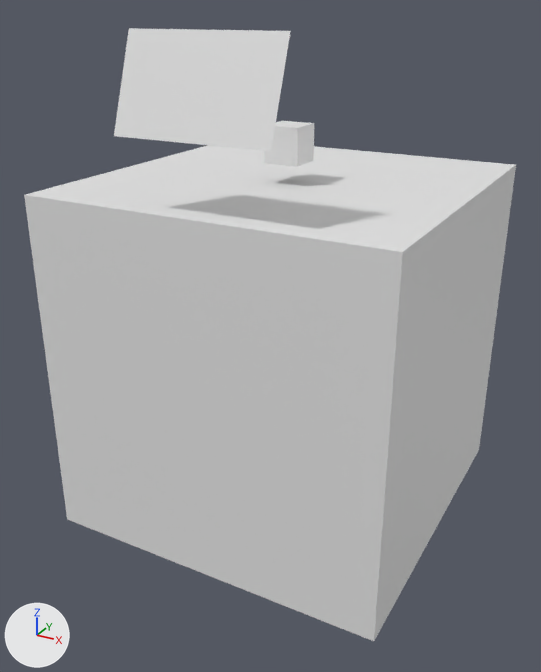
The Blender file geim Blender.blend as it was, and as the next commit left it.
The view is the same before and after, from a 50 mm lens placed at (8.73, -16.84, 5.13), pointed at (-0.11, -0.77, -2.9). The lights are fixed; the arrows at lower left show +X, +Y and +Z. Materials are left out; every surface is plain grey.

Before the edit, the objects in view are built like this:
```python
me_cube = bpy.data.meshes.new('Cube')
me_cube.from_pydata(...)  # a box spanning x -1.0..1.0, y -1.0..1.0, z -1.0..1.0
me_cube_003 = bpy.data.meshes.new('Cube.003')
me_cube_003.from_pydata(...)  # a box spanning x -1.0..1.0, y -1.0..1.0, z -1.0..1.0
me_cube_003.materials.append(mat_material_002)
me_plane = bpy.data.meshes.new('Plane')
me_plane.from_pydata([(-1.0, -1.0, 0.0), (1.0, -1.0, 0.0), (-1.0, 1.0, 0.0), (1.0, 1.0, 0.0)], [], [(0, 1, 3, 2)])
me_plane.materials.append(mat_material_001)
ob_box = bpy.data.objects.new('box', me_cube_003)
ob_box.location = (-0.15, 0.44, -3.61)
ob_box.scale = (4.68, 4.68, 4.68)
ob_cube = bpy.data.objects.new('Cube', me_cube)
ob_cube.location = (0.0, 0.0, 2.04)
ob_cube.scale = (0.457, 0.457, 0.457)
ob_ui = bpy.data.objects.new('ui', me_plane)
ob_ui.parent = ob_pcontroller
ob_ui.matrix_parent_inverse = Matrix(((1.559, 0.0, 0.0, -0.0911), (0.0, 0.528, 1.467, -3.293), (0.0, -1.467, 0.528, -11.35), (0.0, 0.0, 0.0, 1.0)))
ob_ui.location = (0.0443, -4.044, 3.701)
ob_ui.rotation_euler = (1.225, 0.0, 0.0)  # degrees (70, 0, 0)
ob_ui.scale = (1.86, 1.09, 1.24)
```
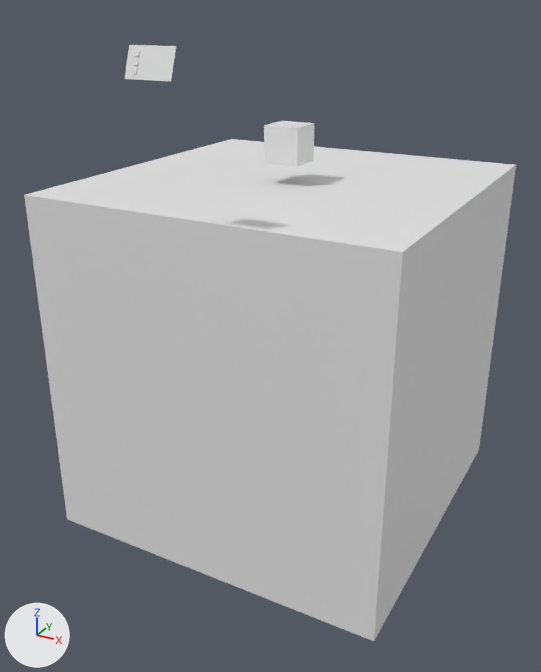
What differs and where, as boxes (x1, y1, x2, y2) in the pictures (541 x 672 px):
'ui', moved, rescaled (70% narrower, 70% shorter)
    before: (114, 28, 291, 151)
    after: (124, 45, 176, 81)
'button.001', now drawn
    after: (133, 59, 139, 65)
'button', now drawn
    after: (134, 50, 140, 56)
'button.002', now drawn
    after: (132, 68, 138, 74)

The change in detail:
Object 'ui' (ob_ui) moves from (0.0443, -4.044, 3.701) to (0.0408, -5.477, 4.224).
Object 'ui' (ob_ui) is rescaled from (1.86, 1.09, 1.24) to (0.516, 0.303, 0.343).
